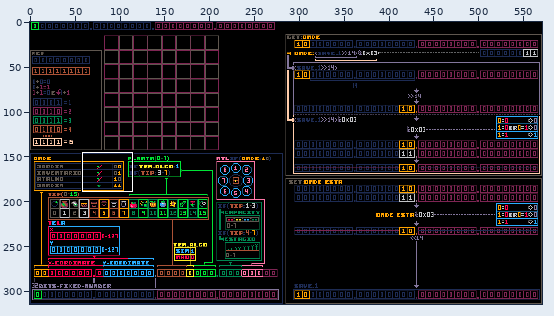
Pixel-art file, stored at Assets e Referências/Save.aseprite. Above: a wide view before the commit, with the close-up outlined.
Close-up. Earlier state:
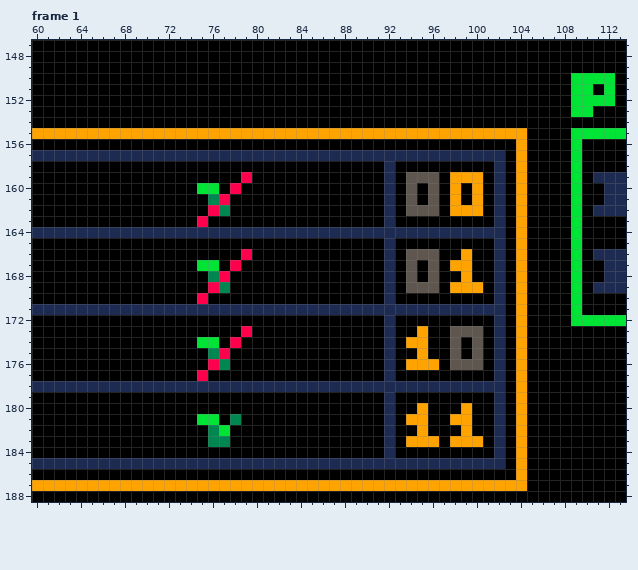
571x314 pixels, 8 frames. Shown: frame 1: x 60..113, y 147..188. The commit also changed other frames or places, which this record leaves out.
Once edited:
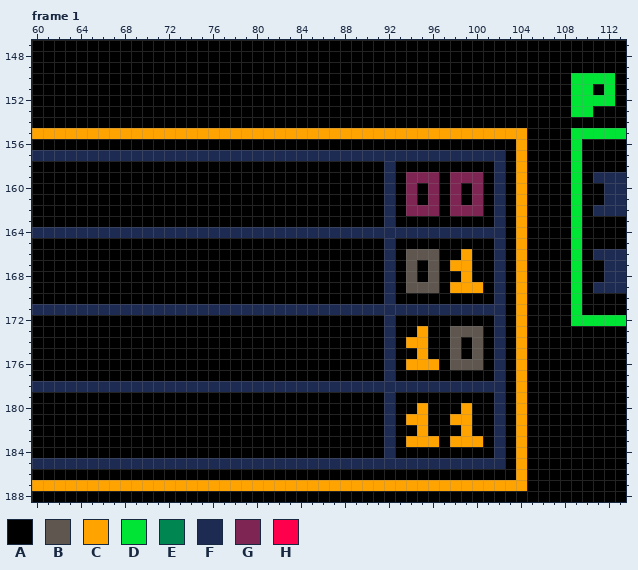
Palette (. is transparent): A #000000  B #5f574f  C #ffa300  D #00e436  E #008751  F #1d2b53  G #7e2553  H #ff004d
Changes in this commit:
Frame 1, layer "Mapa":
The author changed colour D to colour A in row 160 at x 75 to 76; in row 167 at x 75 to 76; in row 174 at x 75 to 76; in row 181 at x 75 to 76; in row 182 at x 77.
The author changed colour E to colour A in row 161 at x 76; in row 162 at x 77; in row 168 at x 76; in row 169 at x 77; in row 175 at x 76; in row 176 at x 77.
The author changed colour E to colour A in row 181 at x 78; in row 182 at x 76; in row 183 at x 76 to 77.
The author changed colour H to colour A in row 159 at x 79; in row 160 at x 78; in row 161 at x 77; in row 162 at x 76; in row 163 at x 75; in row 166 at x 79.
The author changed colour H to colour A in row 167 at x 78; in row 168 at x 77; in row 169 at x 76; in row 170 at x 75; in row 173 at x 79; in row 174 at x 78.
The author changed colour H to colour A in row 175 at x 77; in row 176 at x 76; in row 177 at x 75.
The author changed colour B to colour G in row 159 at x 94 to 96; in rows 160 to 161 at x 94 and 96; in row 162 at x 94 to 96.
The author changed colour C to colour G in row 159 at x 98 to 100; in rows 160 to 161 at x 98 and 100; in row 162 at x 98 to 100.
Pixel boxes of the changes (left, top, right, bottom) in both close-ups:
changed: (197, 172, 252, 447)
changed: (406, 172, 483, 216)
